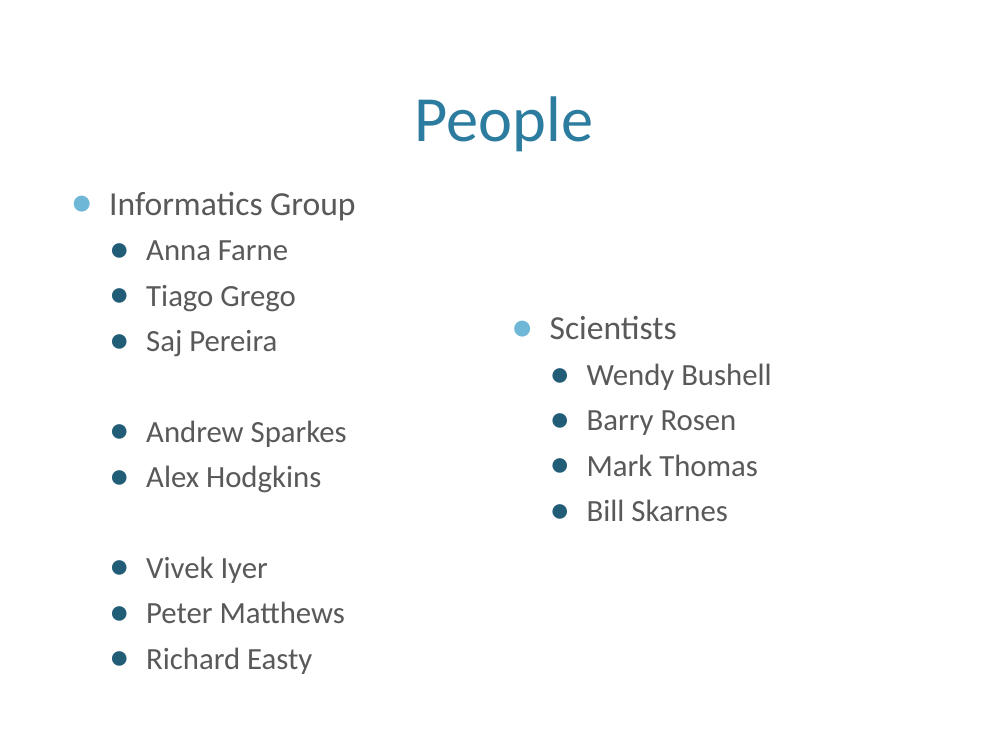
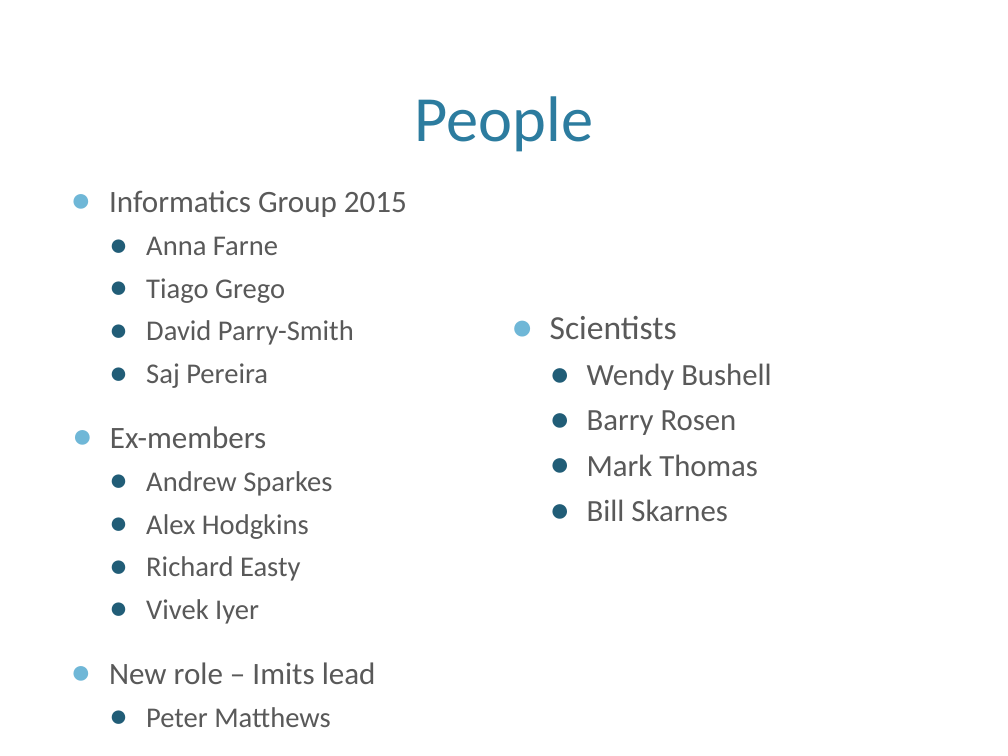
Before and after one commit to htgt/Docs, a slide deck: slide 22 of IMG-2015.pptx (slide 17 before the commit). Drawn at 1008x756 pixels with LibreOffice and Linux fonts; fonts in the diff are those of the drawing; background and template pictures are left out. Boxes give left, top, right and bottom in pixels: in the first picture for what was removed or moved away, otherwise in the second. Text is boxed around its words. In the diff, an @@ line names an element or a change of style, - is before the commit and + after.

```diff
--- a/IMG-2015.pptx
+++ b/IMG-2015.pptx
@@ text at (109, 190, 407, 217): text changed; size 24 to 22.2 pt @@
-● Informatics Group
+● Informatics Group 2015
@@ text at (146, 236, 332, 727): size 22 to 20.4 pt in "Anna Farne", "Tiago Grego", "Saj Pereira", "Andrew Sparkes" and 3 more places @@
@@ text at (146, 320, 354, 345): paragraph added @@
+  ● David Parry-Smith
@@ text at (110, 426, 266, 448): paragraph added @@
+● Ex-members
@@ text at (146, 556, 300, 581): paragraph added @@
+  ● Richard Easty
@@ text at (146, 647, 240, 669): paragraph removed @@
-  ● Richard Easty
@@ text at (109, 662, 376, 684): paragraph added @@
+● New role – Imits lead
```
Also in this commit, not shown: 3 other slides changed, 5 slides added.
